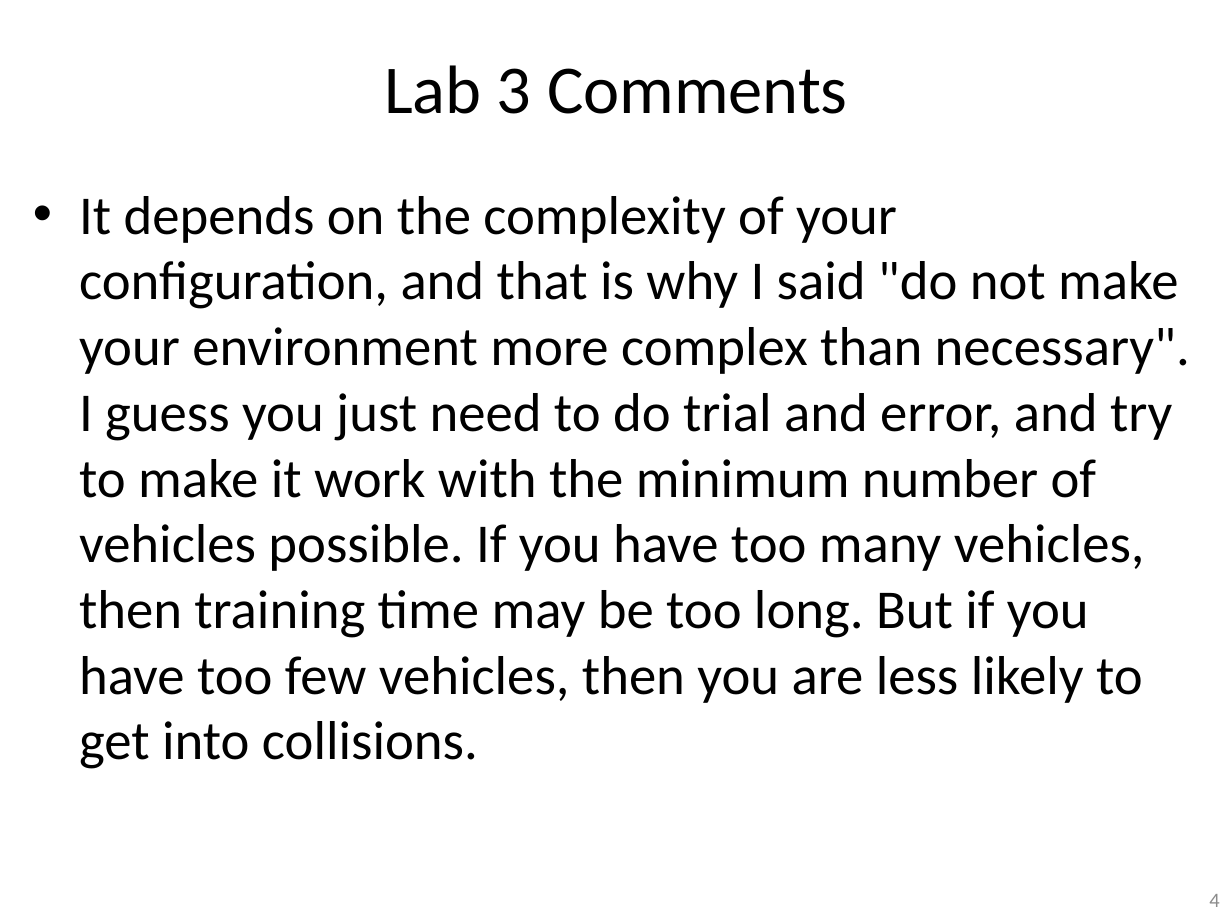
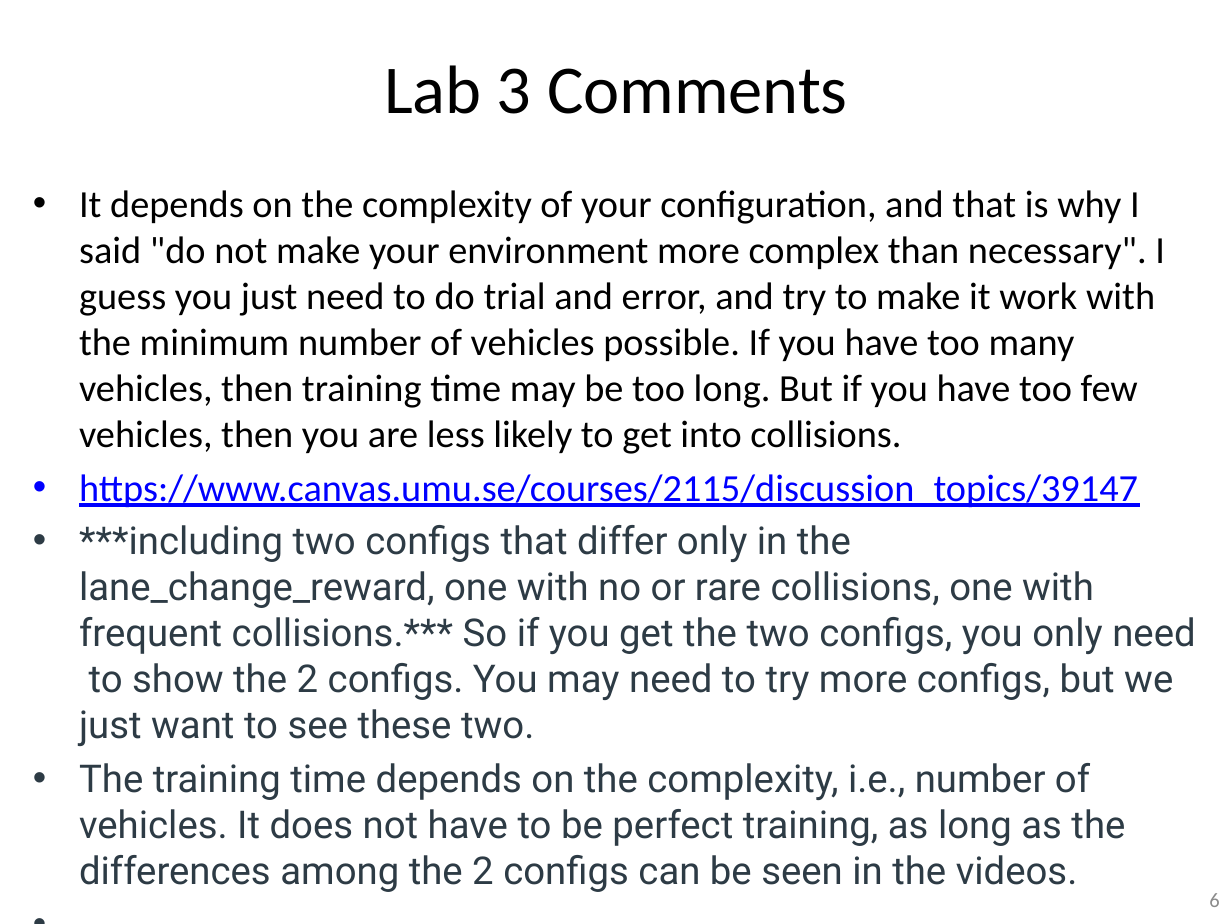
Before and after one commit to guzonghua/saav, a slide deck: slide 6 of PPTs/bak/UMU SDC TODO.pptx (slide 4 before the commit). Drawn at 1232x924 pixels with LibreOffice and Linux fonts; fonts in the diff are those of the drawing. Boxes give left, top, right and bottom in pixels: in the first picture for what was removed or moved away, otherwise in the second. Text is boxed around its words. In the diff, an @@ line names an element or a change of style, - is before the commit and + after.

```diff
--- a/PPTs/bak/UMU SDC TODO.pptx
+++ b/PPTs/bak/UMU SDC TODO.pptx
@@ text at (79, 190, 1165, 454): size 32 to 22.4 pt in "It depends on the complexity of your ..."; less space between paragraphs @@
@@ text at (79, 474, 1195, 892): paragraphs added @@
+• https://www.canvas.umu.se/courses/2115/discussion_topics/39147
+• ***including two configs that differ only in the lane_change_reward, one with no or rare collisions, one with frequent collisions.*** So if you get the two configs, you only need to show the 2 configs. You may need to try more configs, but we just want to see these two.
+• The training time depends on the complexity, i.e., number of vehicles. It does not have to be perfect training, as long as the differences among the 2 configs can be seen in the videos.
@@ page number at (1209, 893, 1219, 907): text changed @@
-4
+6
```
Also in this commit, not shown: 1 other slide changed, 3 slides added, 10 other files.
